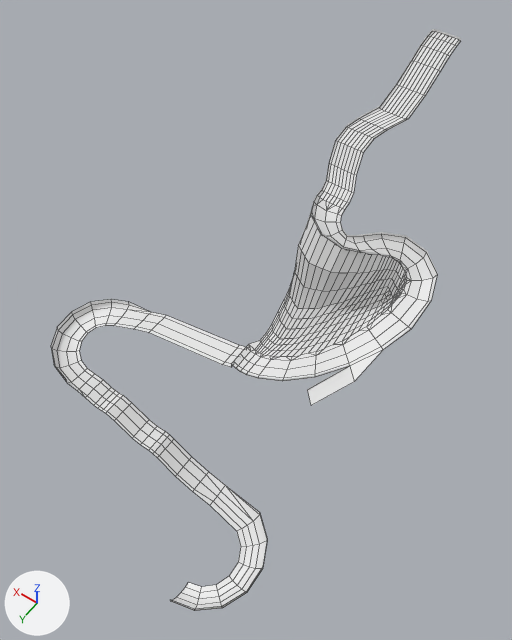
One commit to the Blender file Assets/Models/Environments/MainStreetV01/MainStreet_1_V01.blend: the scene before it, then after it.
Both versions are drawn from a 50 mm lens placed at (-180.0, 511.0, 303.0), pointed at (45.0, 195.0, -193.0). Lighting does not change. The marker at lower left points along +X, +Y and +Z. Mesh edges are drawn as thin lines on the coarser meshes.

Before the edit, the objects in view are built like this:
```python
me_firstdrop = bpy.data.meshes.new('FirstDrop')
me_firstdrop.from_pydata(...)  # 666 vertices, 635 faces; spans x -88.0..222.0, y -2.0..399.0, z -355.0..0.0
# faces by material slot: [390, 245]
me_firstdrop.materials.append(mat_material)  # white #e7e7e7
me_firstdrop.materials.append(None)
me_firstdrop_fence = bpy.data.meshes.new('FirstDrop_Fence')
me_firstdrop_fence.from_pydata(...)  # 164 vertices, 81 faces; spans x -88.0..33.0, y -2.0..249.0, z -190.0..2.0
# faces by material slot: [63, 18]
me_firstdrop_fence.materials.append(mat_material)  # white #e7e7e7
me_firstdrop_fence.materials.append(None)
ob_maincourse = bpy.data.objects.new('MainCourse', me_firstdrop)
ob_maincourse.location = (0.0, 0.0, 0.0)
ob_maincourse_fence = bpy.data.objects.new('MainCourse_Fence', me_firstdrop_fence)
ob_maincourse_fence.location = (0.0, 0.0, 0.0)
```
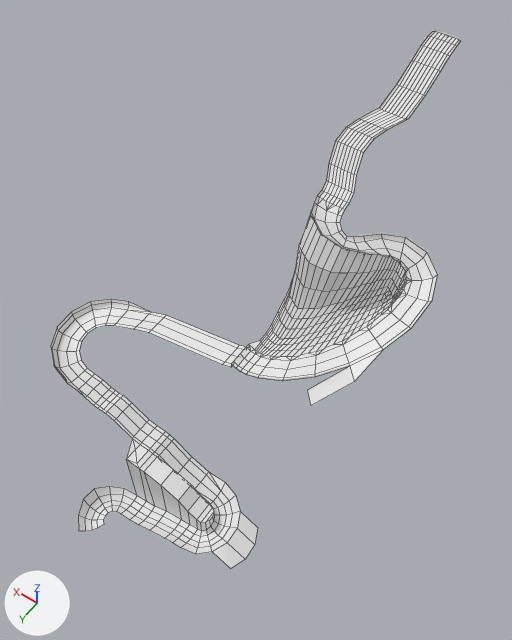
Location of each change, [x1, y1, x2, y2] in pixels of the pictures (512 x 640 px):
'MainCourse', reshaped (7% shorter)
    before: [51, 31, 460, 611]
    after: [51, 32, 460, 569]
part 1 of me_firstdrop, built on
    before: [170, 472, 267, 611]
    after: [78, 438, 258, 569]

Diff of the bpy script that builds the scene:
```diff
--- a/Assets/Models/Environments/MainStreetV01/MainStreet_1_V01.blend.py
+++ b/Assets/Models/Environments/MainStreetV01/MainStreet_1_V01.blend.py
@@ me_firstdrop @@
 # used by ob_maincourse; location = (0.0, 0.0, 0.0)
-me_firstdrop.from_pydata(...)  # 666 vertices, 635 faces; spans x -88.0..222.0, y -2.0..399.0, z -355.0..0.0
-me_firstdrop.materials.append(mat_material)  # white #e7e7e7
+me_firstdrop.from_pydata(...)  # 743 vertices, 713 faces; spans x -88.0..222.0, y -2.0..396.0, z -372.0..0.0
+# me_firstdrop part 1
+# 6 vertices are removed from x -50.0..-8.0, y 296.0..399.0, z -354.0..-315.0
+# 12 faces are deleted
+# 38 vertices move from x -61.0..12.0, y 291.0..399.0, z -355.0..-320.0 to x -21.0..12.0, y 291.0..359.0, z -340.0..-315.0
+# 67 vertices are added at x -41.0..126.0, y 304.0..396.0, z -371.0..-290.0
+# 5 new vertices lie (-12.0, 0.0, 4.0) away from vertices in x 80.0, y 335.0..359.0, z -370.0..-366.0
+# 5 new vertices lie (12.0, 0.0, -2.0) away from vertices in x 80.0, y 335.0..359.0, z -370.0..-366.0
+# 6 new vertices lie (0.0, 19.0, 0.0) away from vertices in x 12.0..77.0, y 315.0, z -318.0..-292.0
+# 90 new faces join them
```
